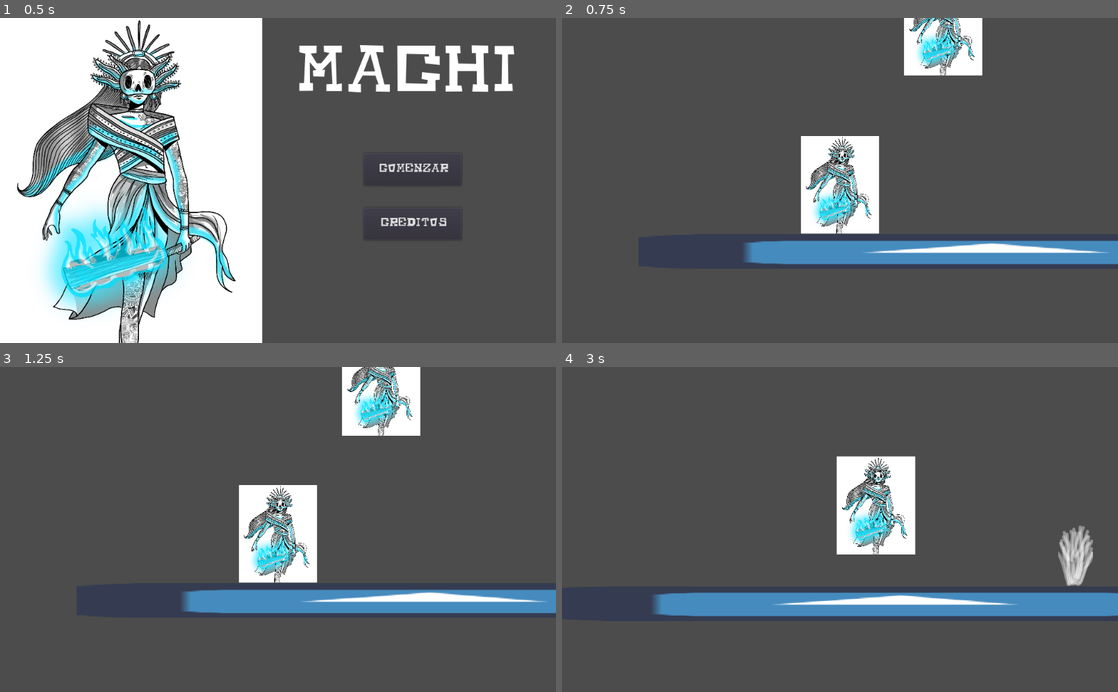
Above: before the commit, frames 1-4 (two rows, left to right).
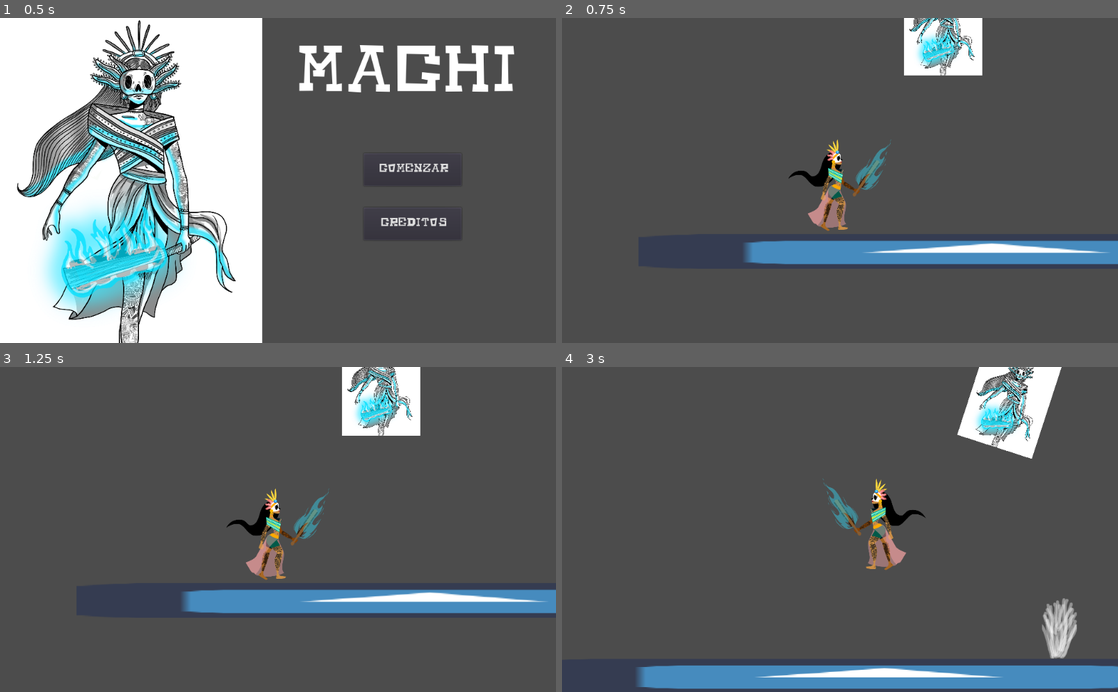
Above: after the commit, the same moments.

Repository: Delta-k/GameJam2021
Game: Godot game, scene res://Niveles/MenúScene.tscn
Two runs of this game, one before a commit and one after it. Both use one fixed random seed, a clock stepped at 60 frames per second and the inputs below. The engine's default icon, where the game draws it, is replaced by a stand-in: a white triangle on a blue panel in a dark square.
Inputs:
- Up to frame 1 (0.5 s): no input
- Up to frame 2 (0.75 s): click "Comenzar" at 0.5 s
- Up to frame 3 (1.25 s): no input
- Up to frame 4 (3 s): hold Space (jump) 1.28-2.03 s; hold Right (right) 1.28-2.78 s; tap Space (jump) at 2.1, 2.27, 2.57 s; hold A (left) from 2.78 s (still down); hold Space (jump) from 2.78 s (still down)

Frame 1 is identical in both runs. In frame 2, 4.3% of the frame differs, in the area x 40-60%, y 36-67%; in frame 3, 4.3%; in frame 4, 22%, in the area x 13-100%, y 0-100%.

Commit message:
Animaciones añadidas

Diff:
--- a/Objects/Janequeo/JanequeoScript.gd
+++ b/Objects/Janequeo/JanequeoScript.gd
@@ -2,22 +2,33 @@
 
 var velocity = Vector2(0,0) #Un vector 2.
 var hp = 5
-const speed = 180 #La rapidez del jugador.
+const speed = 200 #La rapidez del jugador.
 const gravity = 30 #La gravedad.
-const jumpForce = -500 #La fuerza de salto.
+const jumpForce = -850 #La fuerza de salto.
 
 func _physics_process(delta): #Se ejecuta cada cuadro.
 
 	if Input.is_action_pressed("right"): #Si precionamos las teclas correspondientes a "right".
 		velocity.x = speed
+		$Sprite.play("Run")
+		$Sprite.flip_h = false
 
-	if Input.is_action_pressed("left"): #Si precionamos las teclas correspondientes a "right".
+	elif Input.is_action_pressed("left"): #Si precionamos las teclas correspondientes a "right".
 		velocity.x = -speed
+		$Sprite.play("Run")
+		$Sprite.flip_h = true
+
+	else:
+		$Sprite.play("Idle")
+
+	if not is_on_floor():
+		$Sprite.play("Jump")
 
 	velocity.y = velocity.y + gravity #Simulamos la gravedad.
 
 	if Input.is_action_pressed("jump") and is_on_floor():
 		velocity.y = jumpForce
+		$Sprite.play("Jump")
 
 	if Input.is_action_pressed("exit"):
 		get_tree().change_scene("res://Niveles/MenúScene.tscn")
--- a/Objects/Janequeo/ObjJanequeo.tscn
+++ b/Objects/Janequeo/ObjJanequeo.tscn
@@ -1,26 +1,56 @@
-[gd_scene load_steps=4 format=2]
+[gd_scene load_steps=19 format=2]
 
-[ext_resource path="res://Images/concept2_1.png" type="Texture" id=1]
+[ext_resource path="res://Images/Janequeo/animacion_correr/3.png" type="Texture" id=1]
 [ext_resource path="res://Objects/Janequeo/JanequeoScript.gd" type="Script" id=2]
+[ext_resource path="res://Images/Janequeo/animacion_brinco/1a.png" type="Texture" id=3]
+[ext_resource path="res://Images/Janequeo/animacion_brinco/6a.png" type="Texture" id=4]
+[ext_resource path="res://Images/Janequeo/animacion_brinco/7a.png" type="Texture" id=5]
+[ext_resource path="res://Images/Janequeo/animacion_brinco/4a.png" type="Texture" id=6]
+[ext_resource path="res://Images/Janequeo/animacion_correr/5.png" type="Texture" id=7]
+[ext_resource path="res://Images/Janequeo/animacion_brinco/2a.png" type="Texture" id=8]
+[ext_resource path="res://Images/Janequeo/animacion_brinco/9a.png" type="Texture" id=9]
+[ext_resource path="res://Images/Janequeo/animacion_brinco/5a.png" type="Texture" id=10]
+[ext_resource path="res://Images/Janequeo/animacion_correr/2.png" type="Texture" id=11]
+[ext_resource path="res://Images/Janequeo/animacion_correr/4.png" type="Texture" id=12]
+[ext_resource path="res://Images/Janequeo/animacion_correr/6.png" type="Texture" id=13]
+[ext_resource path="res://Images/Janequeo/animacion_brinco/8a .png" type="Texture" id=14]
+[ext_resource path="res://Images/Janequeo/animacion_correr/1.png" type="Texture" id=15]
+[ext_resource path="res://Images/Janequeo/animacion_brinco/3a .png" type="Texture" id=16]
 
-[sub_resource type="CapsuleShape2D" id=1]
+[sub_resource type="SpriteFrames" id=1]
+animations = [ {
+"frames": [ ExtResource( 3 ), ExtResource( 8 ), ExtResource( 16 ), ExtResource( 6 ), ExtResource( 10 ), ExtResource( 4 ), ExtResource( 5 ), ExtResource( 14 ), ExtResource( 9 ) ],
+"loop": true,
+"name": "Jump",
+"speed": 16.0
+}, {
+"frames": [ ExtResource( 13 ), ExtResource( 11 ), ExtResource( 15 ), ExtResource( 1 ), ExtResource( 12 ), ExtResource( 7 ) ],
+"loop": true,
+"name": "Run",
+"speed": 8.0
+}, {
+"frames": [ ExtResource( 3 ), ExtResource( 9 ) ],
+"loop": true,
+"name": "Idle",
+"speed": 4.0
+} ]
+
+[sub_resource type="CapsuleShape2D" id=2]
 radius = 486.985
 height = 844.56
 
 [node name="ObjJanequeo" type="KinematicBody2D"]
 collision_mask = 2147483655
 script = ExtResource( 2 )
-__meta__ = {
-"_edit_group_": true
-}
 
-[node name="Sprite" type="Sprite" parent="."]
-scale = Vector2( 0.1, 0.1 )
-texture = ExtResource( 1 )
+[node name="Sprite" type="AnimatedSprite" parent="."]
+scale = Vector2( 0.35, 0.35 )
+frames = SubResource( 1 )
+animation = "Idle"
 
 [node name="CollisionShape2D" type="CollisionShape2D" parent="."]
 scale = Vector2( 0.1, 0.1 )
-shape = SubResource( 1 )
+shape = SubResource( 2 )
 
 [node name="Camera2D" type="Camera2D" parent="."]
 current = true
--- a/Objects/Luz mala/ObjLuzMala.tscn
+++ b/Objects/Luz mala/ObjLuzMala.tscn
@@ -19,17 +19,21 @@
 frame_3/delay_sec = 0.0
 
 [sub_resource type="CapsuleShape2D" id=2]
-radius = 24.2544
-height = 84.3643
+radius = 16.2449
+height = 59.5731
 
 [node name="ObjLuzMala" type="Area2D"]
 collision_layer = 4
 script = ExtResource( 5 )
+__meta__ = {
+"_edit_group_": true
+}
 
 [node name="Sprite" type="Sprite" parent="."]
 texture = SubResource( 1 )
 
 [node name="CollisionShape2D" type="CollisionShape2D" parent="."]
+position = Vector2( 0, 20 )
 shape = SubResource( 2 )
 [connection signal="area_entered" from="." to="." method="_on_ObjLuzMala_area_entered"]
 [connection signal="body_entered" from="." to="." method="_on_ObjLuzMala_body_entered"]
